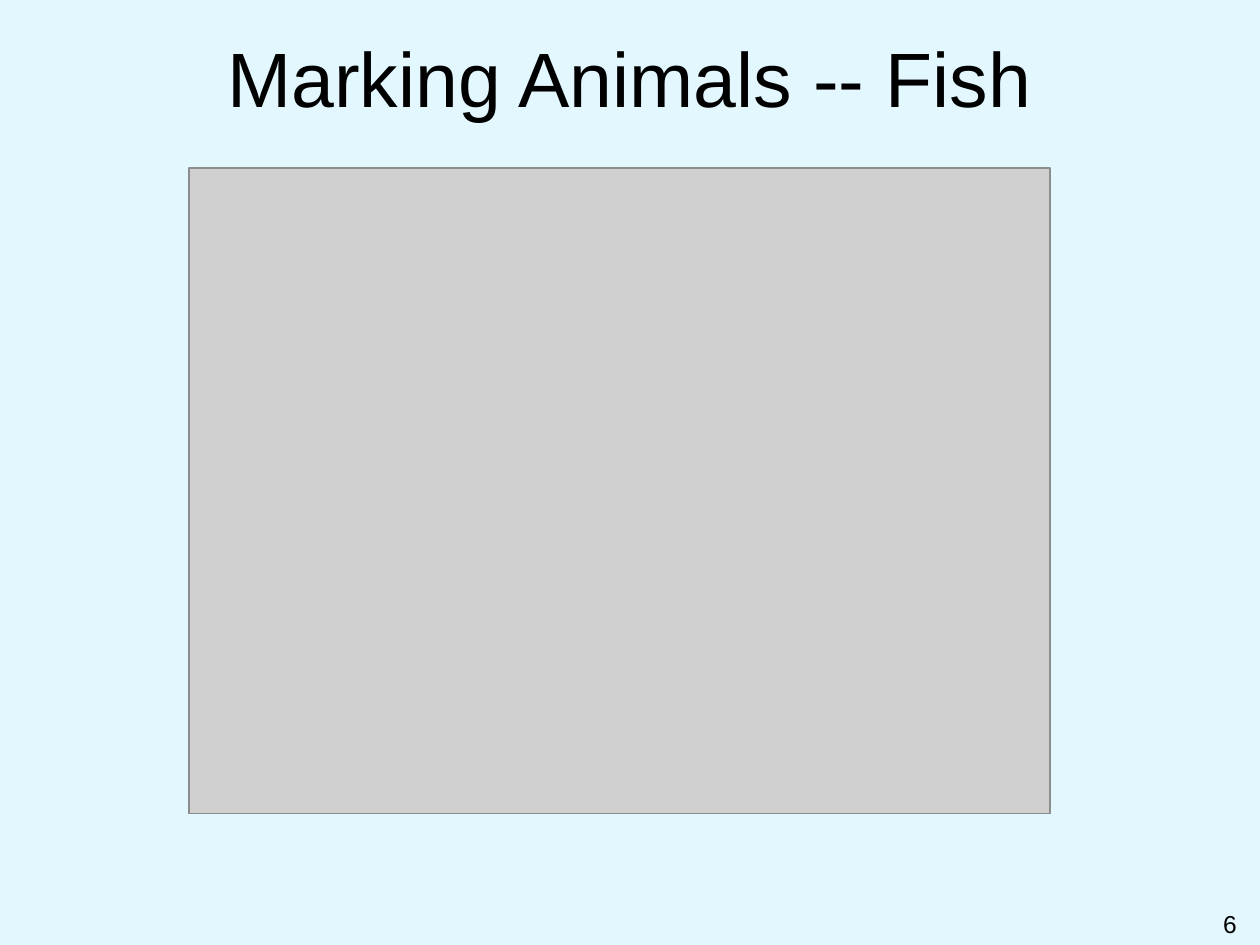
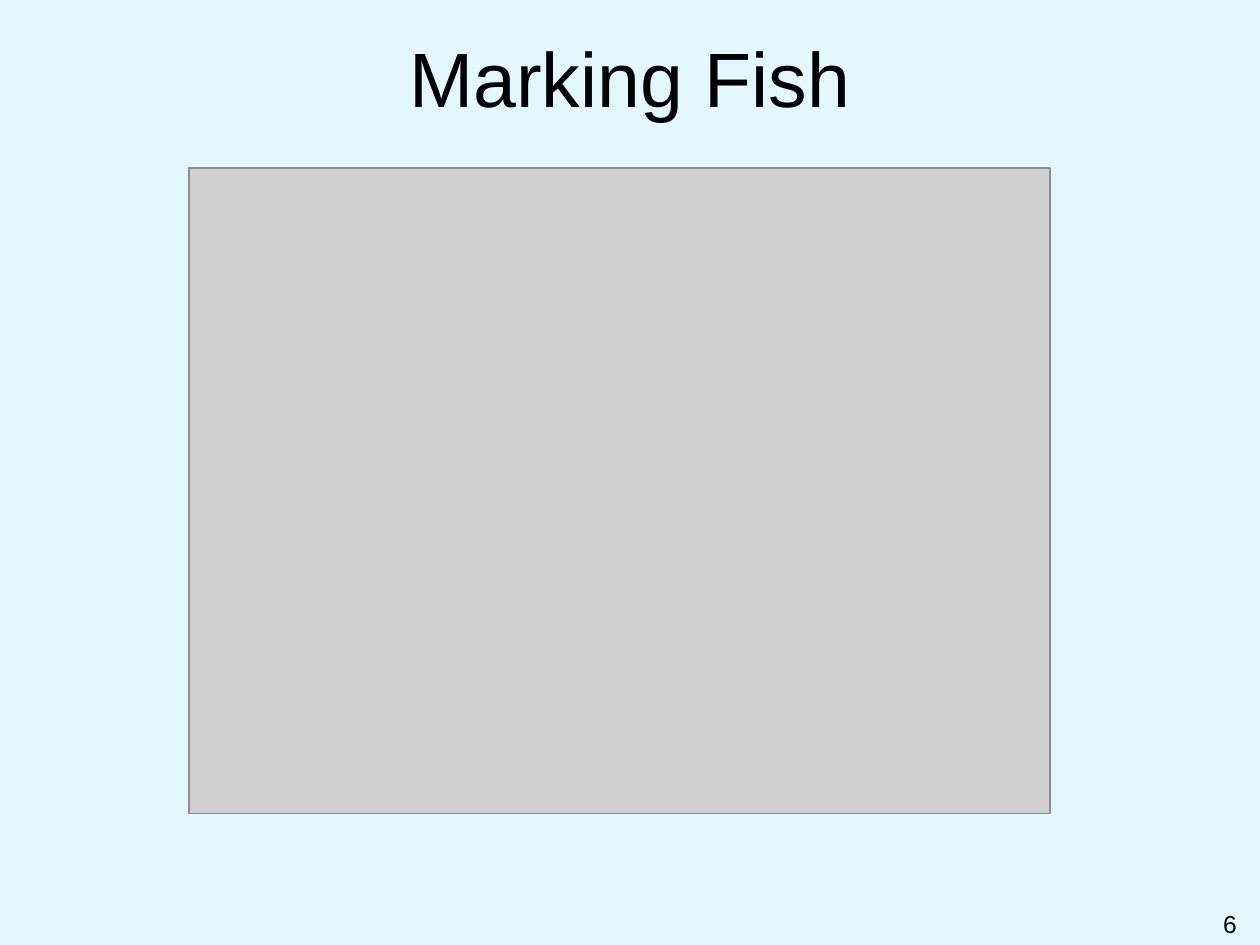
Before and after one commit to droglenc/NCNRS349, a slide deck: slide 6 of modules/PPT/MarkRecapture1.pptx. Drawn at 1260x945 pixels with LibreOffice and Linux fonts; fonts in the diff are those of the drawing; grey boxes stand for pictures; background and template pictures are left out. Boxes give left, top, right and bottom in pixels: in the first picture for what was removed or moved away, otherwise in the second. Text is boxed around its words. In the diff, an @@ line names an element or a change of style, - is before the commit and + after.

```diff
--- a/modules/PPT/MarkRecapture1.pptx
+++ b/modules/PPT/MarkRecapture1.pptx
@@ title at box(409, 51, 849, 122): text changed @@
-Marking Animals -- Fish
+Marking Fish
```
Also in this commit, not shown: 8 other slides changed.
